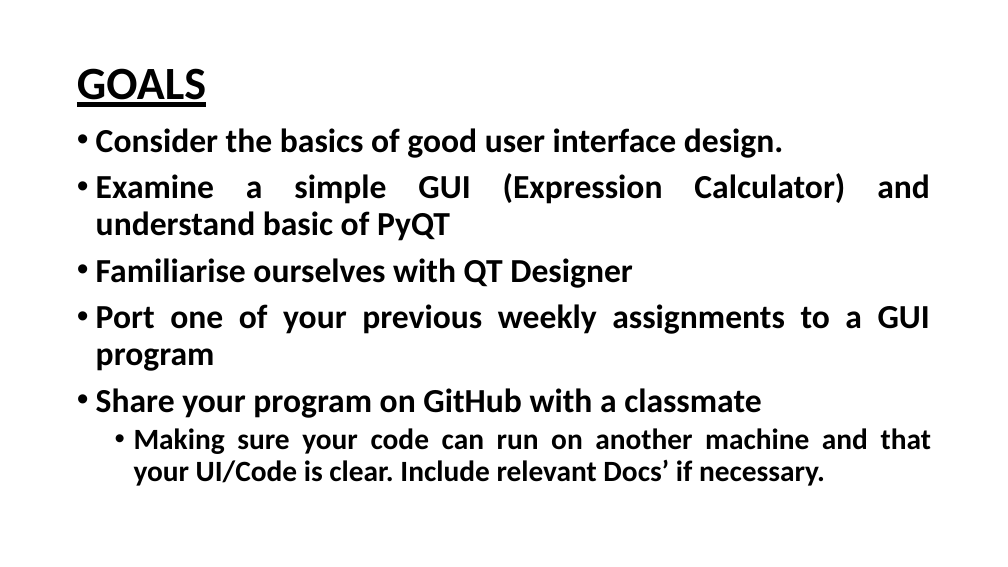
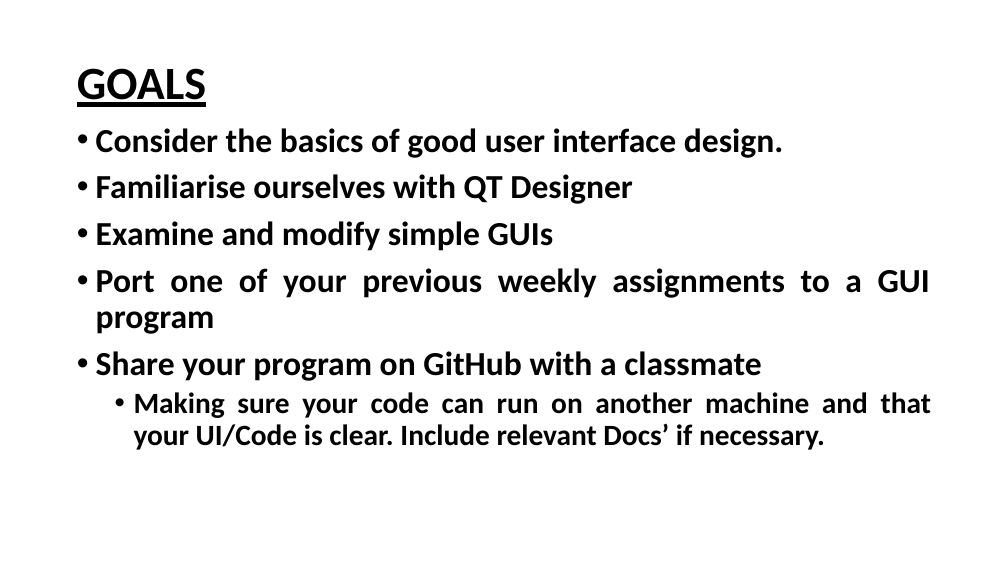
Before and after one commit to joeybrennan/Python-UI-Projects, a slide deck: slide 2 of GUI How to/User Interfaces.pptx. Drawn at 1008x567 pixels with LibreOffice and Linux fonts; fonts in the diff are those of the drawing; background and template pictures are left out. Boxes give left, top, right and bottom in pixels: in the first picture for what was removed or moved away, otherwise in the second. Text is boxed around its words. In the diff, an @@ line names an element or a change of style, - is before the commit and + after.

```diff
--- a/GUI How to/User Interfaces.pptx
+++ b/GUI How to/User Interfaces.pptx
@@ text at [96,173,930,241]: paragraph removed @@
-• Examine a simple GUI (Expression Calculator) and understand basic of PyQT
@@ text at [96,221,554,251]: paragraph added @@
+• Examine and modify simple GUIs
```
Also in this commit, not shown: 5 other slides changed, 4 slides added.
